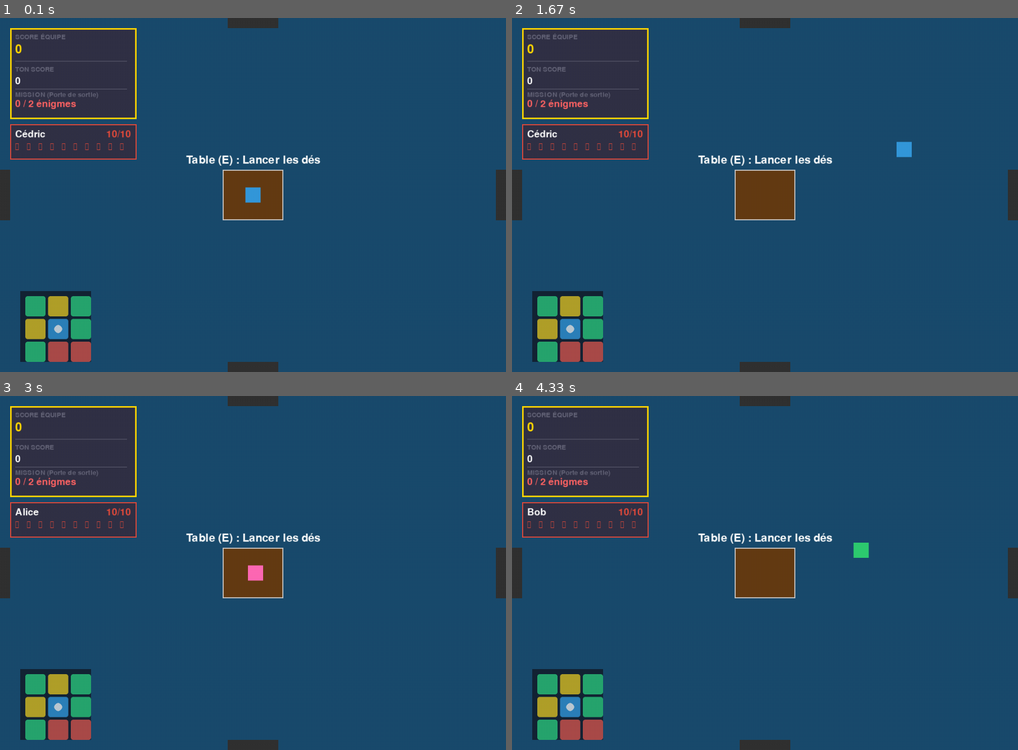
Above: before the commit, frames 1-4 (two rows, left to right).
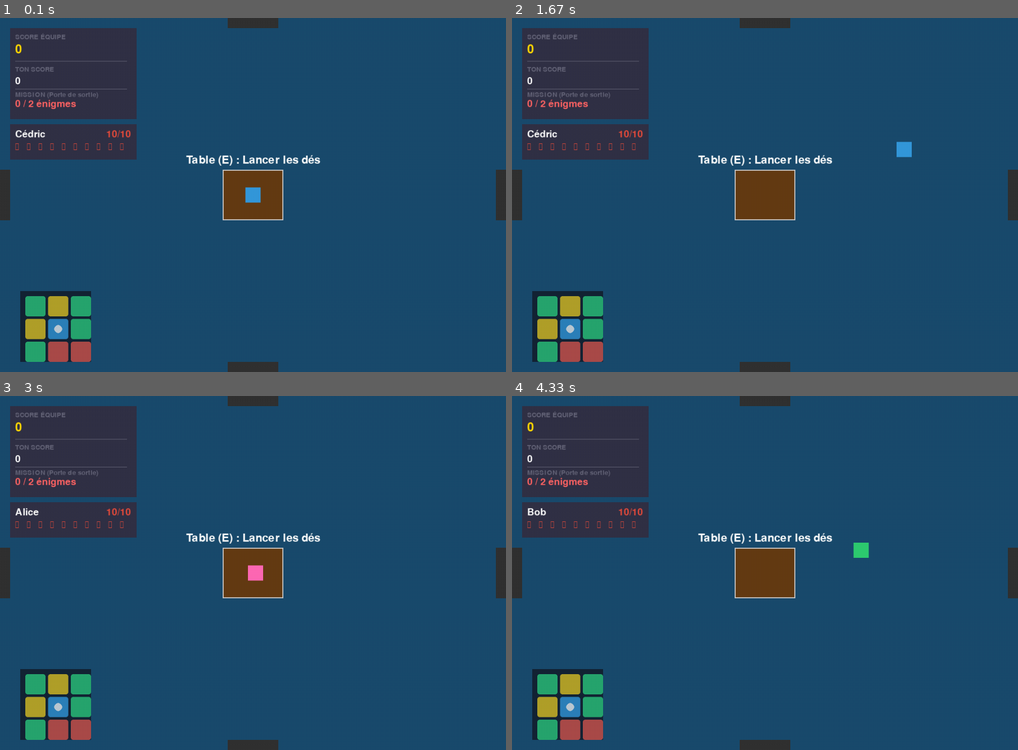
Above: after the commit, the same moments.

Repository: NiquiCode/jeu_pygame_Border_Escape
Game: pygame game, started from main.py
The game is run twice, just before and just after one commit, with the same random seed, the same clock (stepped at 60 frames per second) and the same inputs.
Inputs:
- Up to frame 1 (0.1 s): no input
- Up to frame 2 (1.67 s): hold Right 0.33-0.8 s; hold Up 0.88-1.18 s; tap E at 1.03 s; hold Right from 1.22 s (still down)
- Up to frame 3 (3 s): release Right at 1.68 s; hold Left 1.72-2.25 s; tap C at 1.87 s; hold Down 2.28-2.58 s; tap E at 2.43 s; hold Left from 2.62 s (still down)
- Up to frame 4 (4.33 s): release Left at 3.02 s; hold Up 3.05-3.42 s; tap C at 3.2 s; hold Right 3.45-4.08 s; tap E at 3.6 s; hold Down from 4.12 s (still down)

The runs differ from the first frame. In frame 1, 0.6% of the frame differs, in the area x 2-27%, y 2-40%; in frame 2, 0.6%; in frame 3, 0.6%; in frame 4, 0.6%.

Commit message:
plus_de_contour_vies_et_score

Diff:
--- a/gameplay/scoring.py
+++ b/gameplay/scoring.py
@@ -28,7 +28,6 @@
         #Fond noir
         fond = pygame.Surface((250, 120))
         fond.fill(self.GRIS)
-        pygame.draw.rect(fond, self.JAUNE, (0, 0, 250, 120), 4)
         ecran.blit(fond, (20, 20))
 
         #Score équipe
@@ -83,14 +82,10 @@
             score_total += joueur.score
         return score_total
 
-    def afficher_hud_score(self, ecran, joueurs, joueur_actuel_index, map_manager):
-        """
-        Affiche le HUD complet : Score Équipe, Score Perso et Progression Quêtes
-        """
-        # Fond plus grand (hauteur passée de 120 à 180 pour faire de la place)
+    def afficher_hud_score(self, ecran, joueurs, joueur_actuel_index, map_manager): #Affiche le HUD complet : Score Équipe, Score Perso et Progression Quêtes
+        #Fond plus grand (hauteur passée de 120 à 180 pour faire de la place)
         fond = pygame.Surface((250, 180))
         fond.fill(self.GRIS)
-        pygame.draw.rect(fond, self.JAUNE, (0, 0, 250, 180), 3)
         ecran.blit(fond, (20, 20))
 
         # --- 1. Score Équipe ---
--- a/player/lives_manager.py
+++ b/player/lives_manager.py
@@ -29,7 +29,6 @@
         # Fond
         fond = pygame.Surface((width, height))
         fond.fill(self.GRIS)
-        pygame.draw.rect(fond, self.ROUGE, (0, 0, width, height), 2)
         ecran.blit(fond, (x_pos, y_pos))
 
         # Nom du joueur
